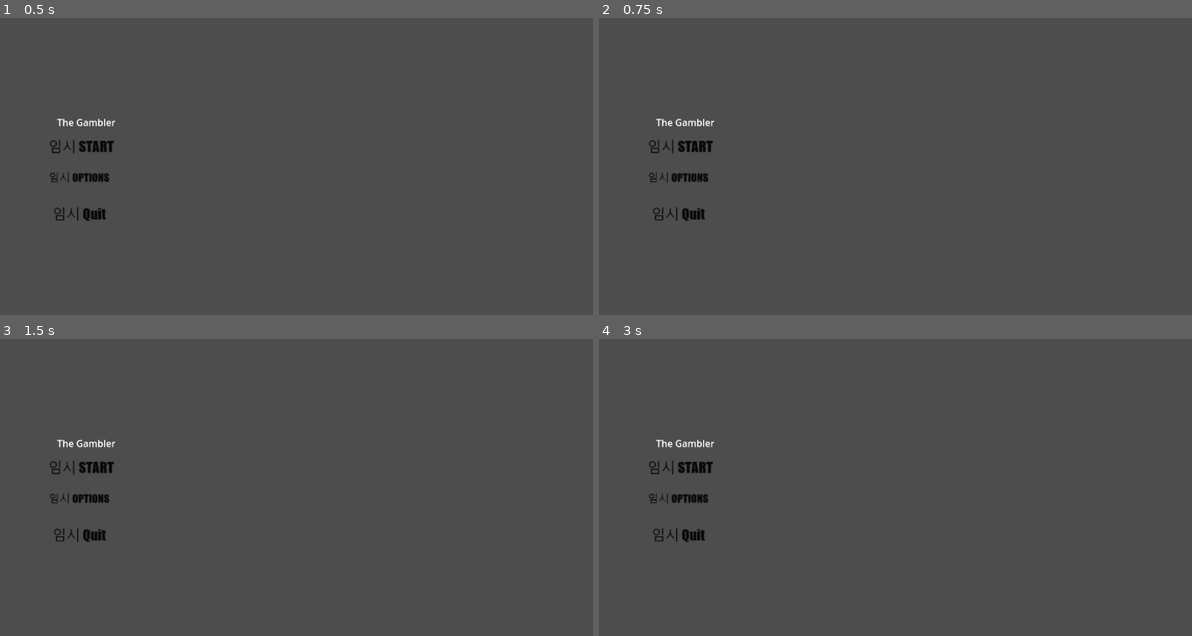
Above: before the commit, frames 1-4 (two rows, left to right).
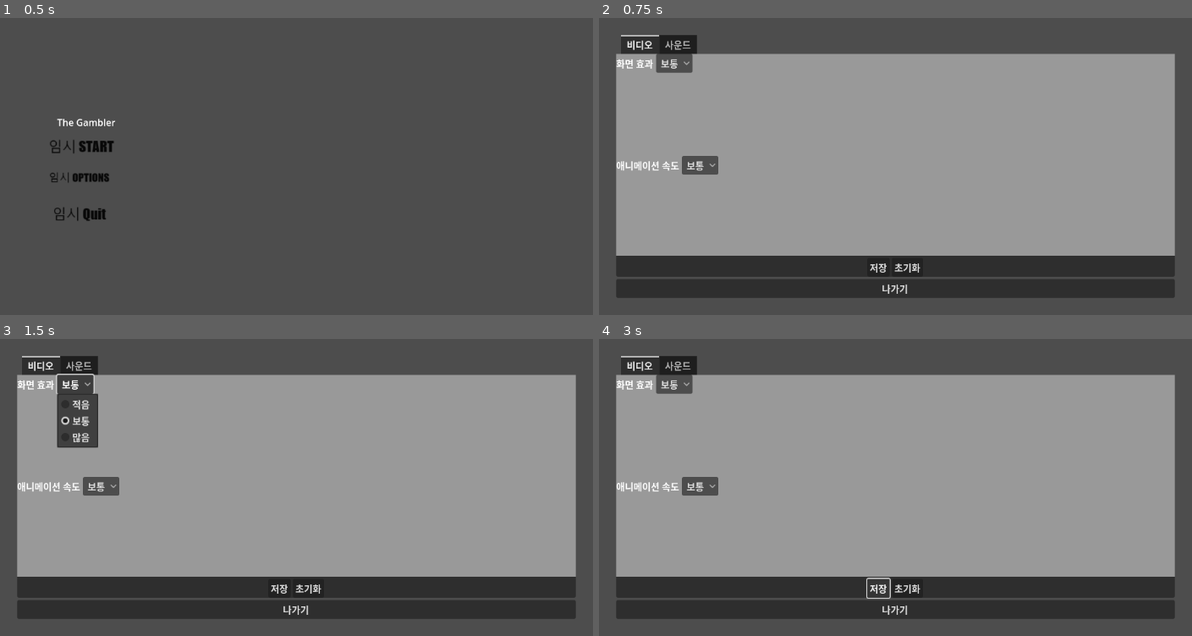
Above: after the commit, the same moments.

Repository: scy0416/The-Gambler
Game: Godot game, scene res://Title/Title.tscn
Two runs of this game, one before a commit and one after it. Both use one fixed random seed, a clock stepped at 60 frames per second and the inputs below.
Inputs (mouse positions are in pixels of both pictures, inside the frame that each line leads up to):
- Up to frame 1 (0.5 s): no input
- Up to frame 2 (0.75 s): click (687, 181) at 0.5 s
- Up to frame 3 (1.5 s): click (77, 383) at 1.25 s, where only the run after the commit has a clickable "보통"
- Up to frame 4 (3 s): click (699, 487) at 2 s, where only the run after the commit has a clickable "보통"; click (877, 588) at 2.75 s, where only the run after the commit has a clickable "저장"

Frame 1 is identical in both runs. In frame 2, 77% of the frame differs, in the area x 2-98%, y 5-95%; in frame 3, 76%; in frame 4, 77%.

Commit message:
옵션창 보기 좋게 변경 및 저장 기능 구현 및 타이틀 화면에 추가

Diff:
--- a/Option/Option.gd
+++ b/Option/Option.gd
@@ -1,11 +1,105 @@
-extends Node
+#========================================
+# 최초 작성자: 송찬영
+# 최초 작성일: 2023.11.08
+# 최종 변경일: 2023.11.08
+# 목적: 옵션창에 대한 처리를 담당하는 스크립트
+# 개정 이력: 송찬영, 2023.11.08, 데이터 동기화, 변경 적용, 저장 기능, 초기화 구현
+#========================================
+extends Control
+
+var gameConfigData = GameManager.gameConfigData
+@onready var videoEffect = $"MarginContainer/VBoxContainer/OptionContainer/비디오/VBoxContainer/Video/VBoxContainer/VideoEffect/VideoEffectOption"
+@onready var animationSpeed = $"MarginContainer/VBoxContainer/OptionContainer/비디오/VBoxContainer/Video/VBoxContainer/AnimationSpeed/AnimationSpeedOption"
+@onready var masterVolumeSlider = $"MarginContainer/VBoxContainer/OptionContainer/사운드/VBoxContainer/Sound/VBoxContainer/MasterVolume/HSlider"
+@onready var masterVolumeSpinBox = $"MarginContainer/VBoxContainer/OptionContainer/사운드/VBoxContainer/Sound/VBoxContainer/MasterVolume/SpinBox"
+@onready var backgroundVolumeSlider = $"MarginContainer/VBoxContainer/OptionContainer/사운드/VBoxContainer/Sound/VBoxContainer/BackgroundVolume/HSlider"
+@onready var backgroundVolumeSpinBox = $"MarginContainer/VBoxContainer/OptionContainer/사운드/VBoxContainer/Sound/VBoxContainer/BackgroundVolume/SpinBox"
+@onready var soundEffectSlider = $"MarginContainer/VBoxContainer/OptionContainer/사운드/VBoxContainer/Sound/VBoxContainer/SoundEffect/HSlider"
+@onready var soundEffectSpinBox = $"MarginContainer/VBoxContainer/OptionContainer/사운드/VBoxContainer/Sound/VBoxContainer/SoundEffect/SpinBox"
 
 
-# Called when the node enters the scene tree for the first time.
+#========================================
+# 목적: 게임이 시작됨과 동시에 로드되어있는 환경 설정 파일과 동기화 하는 메소드
+# 매개변수: 없음
+# 반환값: 없음
+#========================================
 func _ready():
-	pass # Replace with function body.
+	SyncData()
 
 
-# Called every frame. 'delta' is the elapsed time since the previous frame.
-func _process(delta):
-	pass
+#========================================
+# 목적: 옵션창을 비활성화 하는 메소드
+# 매개변수: 없음
+# 반환값: 없음
+#========================================
+func CloseOption():
+	visible = false
+
+
+#========================================
+# 목적: 환경 설정 정보와 화면을 동기화 시키는 메소드
+# 매개변수: 없음
+# 반환값: 없음
+#========================================
+func SyncData():
+	videoEffect.selected = gameConfigData.visualEffect
+
+	animationSpeed.selected = gameConfigData.animationSpeed
+
+	masterVolumeSlider.value = gameConfigData.masterVolume
+	masterVolumeSpinBox.value = gameConfigData.masterVolume
+
+	backgroundVolumeSlider.value = gameConfigData.backgroundVolume
+	backgroundVolumeSpinBox.value = gameConfigData.backgroundVolume
+
+	soundEffectSlider.value = gameConfigData.soundEffect
+	soundEffectSpinBox.value = gameConfigData.soundEffect
+
+
+#========================================
+# 목적: 슬라이더가 변경되면 스핀박스를 슬라이더와 동기화 시키는 메소드
+# 매개변수: 없음
+# 반환값: 없음
+#========================================
+func sliderValueChange(value):
+	masterVolumeSpinBox.value = masterVolumeSlider.value
+	backgroundVolumeSpinBox.value = backgroundVolumeSlider.value
+	soundEffectSpinBox.value = soundEffectSlider.value
+
+
+#========================================
+# 목적: 스핀박스가 변경되면 슬라이더를 동기화 시키는 메소드
+# 매개변수: value: 그냥 시그널 연결을 해야해서 넣은 매개변수
+# 반환값: 없음
+#========================================
+func spinBoxValueChange(value):
+	masterVolumeSlider.value = masterVolumeSpinBox.value
+	backgroundVolumeSlider.value = backgroundVolumeSpinBox.value
+	soundEffectSlider.value = soundEffectSpinBox.value
+
+
+#========================================
+# 목적: 설정한 환경설정값을 저장시키는 메소드
+# 매개변수: 없음
+# 반환값: 없음
+#========================================
+func SaveConfigData():
+	gameConfigData.visualEffect = videoEffect.selected
+	gameConfigData.animationSpeed = animationSpeed.selected
+	gameConfigData.masterVolume = masterVolumeSlider.value
+	gameConfigData.backgroundVolume = backgroundVolumeSlider.value
+	gameConfigData.soundEffect = soundEffectSlider.value
+
+	GameManager.saveConfigData()
+
+
+#========================================
+# 목적: 환경 설정 값을 기본값으로 초기화시키는 메소드
+# 매개변수: 없음
+# 반환값: 없음
+#========================================
+func resetConfigData():
+	GameManager.gameConfigData = GameConfigData.new()
+	gameConfigData = GameManager.gameConfigData
+	GameManager.saveConfigData()
+	SyncData()
--- a/Option/Option.tscn
+++ b/Option/Option.tscn
@@ -1,254 +1,214 @@
-[gd_scene load_steps=5 format=3 uid="uid://b1nxe0aeo6u4s"]
+[gd_scene load_steps=4 format=3 uid="uid://b1nxe0aeo6u4s"]
 
 [ext_resource type="Script" path="res://Option/Option.gd" id="1_ct0lr"]
 
-[sub_resource type="StyleBoxLine" id="StyleBoxLine_v04s3"]
-color = Color(0.243137, 0.239216, 0.439216, 1)
-thickness = 5
-
-[sub_resource type="StyleBoxLine" id="StyleBoxLine_ky3gy"]
-color = Color(0.243137, 0.239216, 0.439216, 1)
-thickness = 5
-
-[sub_resource type="StyleBoxLine" id="StyleBoxLine_fjw6m"]
-color = Color(0.243137, 0.239216, 0.439216, 1)
-thickness = 5
-
-[node name="Option" type="Node"]
+[sub_resource type="StyleBoxFlat" id="StyleBoxFlat_duwfg"]
+
+[sub_resource type="StyleBoxFlat" id="StyleBoxFlat_581vx"]
+
+[node name="Option" type="Control"]
+layout_mode = 3
+anchors_preset = 15
+anchor_right = 1.0
+anchor_bottom = 1.0
+grow_horizontal = 2
+grow_vertical = 2
 script = ExtResource("1_ct0lr")
 
-[node name="Video" type="Control" parent="."]
-layout_mode = 3
-anchors_preset = 15
-anchor_right = 1.0
-anchor_bottom = 1.0
-grow_horizontal = 2
-grow_vertical = 2
-
-[node name="VB" type="VBoxContainer" parent="Video"]
-layout_mode = 1
-anchors_preset = -1
-anchor_left = 0.2
-anchor_top = 0.15
-anchor_right = 0.8
-anchor_bottom = 0.85
-grow_horizontal = 2
-grow_vertical = 2
-
-[node name="HB" type="HBoxContainer" parent="Video/VB"]
-layout_mode = 2
-size_flags_horizontal = 0
-size_flags_vertical = 0
-size_flags_stretch_ratio = 0.0
-theme_override_constants/separation = 5
-
-[node name="Video" type="Button" parent="Video/VB/HB"]
-custom_minimum_size = Vector2(75, 45)
-layout_mode = 2
-size_flags_horizontal = 0
-size_flags_vertical = 8
-text = "Video"
-
-[node name="Audio" type="Button" parent="Video/VB/HB"]
-layout_mode = 2
-size_flags_horizontal = 0
-size_flags_vertical = 8
-text = "Audio"
-
-[node name="VideoOptions" type="ColorRect" parent="Video/VB"]
-custom_minimum_size = Vector2(50, 300)
-layout_mode = 2
-size_flags_vertical = 3
-color = Color(0.175781, 0.175781, 0.175781, 1)
-
-[node name="VB" type="VBoxContainer" parent="Video/VB/VideoOptions"]
-layout_mode = 1
-anchors_preset = -1
-anchor_left = 0.05
-anchor_top = 0.05
-anchor_right = 0.9
-anchor_bottom = 0.85
-offset_right = 40.0
-offset_bottom = 40.0
-theme_override_constants/separation = 30
-
-[node name="EmptyBox" type="HBoxContainer" parent="Video/VB/VideoOptions/VB"]
-layout_mode = 2
-
-[node name="HB" type="HBoxContainer" parent="Video/VB/VideoOptions/VB"]
-layout_mode = 2
-size_flags_vertical = 0
-theme_override_constants/separation = 50
-
-[node name="Label" type="Label" parent="Video/VB/VideoOptions/VB/HB"]
-layout_mode = 2
-text = "화면효과 조절"
-
-[node name="ScreenEffect" type="OptionButton" parent="Video/VB/VideoOptions/VB/HB"]
-custom_minimum_size = Vector2(400, 0)
-layout_mode = 2
-size_flags_horizontal = 10
-
-[node name="HB2" type="HBoxContainer" parent="Video/VB/VideoOptions/VB"]
-layout_mode = 2
-theme_override_constants/separation = 50
-
-[node name="Label" type="Label" parent="Video/VB/VideoOptions/VB/HB2"]
-layout_mode = 2
-text = "애니메이션 속도 조절"
-
-[node name="AnimationSpeed" type="OptionButton" parent="Video/VB/VideoOptions/VB/HB2"]
-custom_minimum_size = Vector2(400, 0)
-layout_mode = 2
-size_flags_horizontal = 10
-
-[node name="HB2" type="HBoxContainer" parent="Video/VB"]
-layout_mode = 2
-alignment = 1
-
-[node name="SaveOptions" type="Button" parent="Video/VB/HB2"]
-layout_mode = 2
-size_flags_horizontal = 4
-text = "Save"
-
-[node name="BackFromOptions" type="Button" parent="Video/VB/HB2"]
-layout_mode = 2
-size_flags_horizontal = 4
-text = "Back"
-
-[node name="Audio" type="Control" parent="."]
+[node name="MarginContainer" type="MarginContainer" parent="."]
+layout_mode = 1
+anchors_preset = 15
+anchor_right = 1.0
+anchor_bottom = 1.0
+grow_horizontal = 2
+grow_vertical = 2
+theme_override_constants/margin_left = 100
+theme_override_constants/margin_top = 100
+theme_override_constants/margin_right = 100
+theme_override_constants/margin_bottom = 100
+
+[node name="VBoxContainer" type="VBoxContainer" parent="MarginContainer"]
+layout_mode = 2
+
+[node name="OptionContainer" type="TabContainer" parent="MarginContainer/VBoxContainer"]
+layout_mode = 2
+size_flags_vertical = 3
+
+[node name="비디오" type="Control" parent="MarginContainer/VBoxContainer/OptionContainer"]
+layout_mode = 2
+
+[node name="VBoxContainer" type="VBoxContainer" parent="MarginContainer/VBoxContainer/OptionContainer/비디오"]
+layout_mode = 1
+anchors_preset = 15
+anchor_right = 1.0
+anchor_bottom = 1.0
+grow_horizontal = 2
+grow_vertical = 2
+
+[node name="Video" type="Panel" parent="MarginContainer/VBoxContainer/OptionContainer/비디오/VBoxContainer"]
+layout_mode = 2
+size_flags_vertical = 3
+theme_override_styles/panel = SubResource("StyleBoxFlat_duwfg")
+
+[node name="VBoxContainer" type="VBoxContainer" parent="MarginContainer/VBoxContainer/OptionContainer/비디오/VBoxContainer/Video"]
+layout_mode = 1
+anchors_preset = 15
+anchor_right = 1.0
+anchor_bottom = 1.0
+grow_horizontal = 2
+grow_vertical = 2
+
+[node name="VideoEffect" type="HFlowContainer" parent="MarginContainer/VBoxContainer/OptionContainer/비디오/VBoxContainer/Video/VBoxContainer"]
+layout_mode = 2
+size_flags_vertical = 3
+
+[node name="Label" type="Label" parent="MarginContainer/VBoxContainer/OptionContainer/비디오/VBoxContainer/Video/VBoxContainer/VideoEffect"]
+layout_mode = 2
+text = "화면 효과"
+
+[node name="VideoEffectOption" type="OptionButton" parent="MarginContainer/VBoxContainer/OptionContainer/비디오/VBoxContainer/Video/VBoxContainer/VideoEffect"]
+layout_mode = 2
+item_count = 3
+selected = 1
+popup/item_0/text = "적음"
+popup/item_0/id = 0
+popup/item_1/text = "보통"
+popup/item_1/id = 1
+popup/item_2/text = "많음"
+popup/item_2/id = 2
+
+[node name="AnimationSpeed" type="HFlowContainer" parent="MarginContainer/VBoxContainer/OptionContainer/비디오/VBoxContainer/Video/VBoxContainer"]
+layout_mode = 2
+size_flags_vertical = 3
+
+[node name="Label" type="Label" parent="MarginContainer/VBoxContainer/OptionContainer/비디오/VBoxContainer/Video/VBoxContainer/AnimationSpeed"]
+layout_mode = 2
+text = "애니메이션 속도"
+
+[node name="AnimationSpeedOption" type="OptionButton" parent="MarginContainer/VBoxContainer/OptionContainer/비디오/VBoxContainer/Video/VBoxContainer/AnimationSpeed"]
+layout_mode = 2
+item_count = 3
+selected = 1
+popup/item_0/text = "느림"
+popup/item_0/id = 0
+popup/item_1/text = "보통"
+popup/item_1/id = 1
+popup/item_2/text = "빠름"
+popup/item_2/id = 2
+
+[node name="ButtonContainer" type="CenterContainer" parent="MarginContainer/VBoxContainer/OptionContainer/비디오/VBoxContainer"]
+layout_mode = 2
+
+[node name="ButtonFlow" type="VFlowContainer" parent="MarginContainer/VBoxContainer/OptionContainer/비디오/VBoxContainer/ButtonContainer"]
+layout_mode = 2
+
+[node name="SaveButton" type="Button" parent="MarginContainer/VBoxContainer/OptionContainer/비디오/VBoxContainer/ButtonContainer/ButtonFlow"]
+layout_mode = 2
+text = "저장"
+
+[node name="ResetButton" type="Button" parent="MarginContainer/VBoxContainer/OptionContainer/비디오/VBoxContainer/ButtonContainer/ButtonFlow"]
+layout_mode = 2
+text = "초기화"
+
+[node name="사운드" type="Panel" parent="MarginContainer/VBoxContainer/OptionContainer"]
 visible = false
-layout_mode = 3
-anchors_preset = 15
-anchor_right = 1.0
-anchor_bottom = 1.0
-grow_horizontal = 2
-grow_vertical = 2
-
-[node name="VB" type="VBoxContainer" parent="Audio"]
-layout_mode = 1
-anchors_preset = -1
-anchor_left = 0.2
-anchor_top = 0.15
-anchor_right = 0.8
-anchor_bottom = 0.85
-grow_horizontal = 2
-grow_vertical = 2
-
-[node name="HB" type="HBoxContainer" parent="Audio/VB"]
-layout_mode = 2
-size_flags_horizontal = 0
-size_flags_vertical = 0
-size_flags_stretch_ratio = 0.0
-theme_override_constants/separation = 5
-
-[node name="Video" type="Button" parent="Audio/VB/HB"]
-layout_mode = 2
-size_flags_horizontal = 0
-size_flags_vertical = 8
-text = "Video"
-
-[node name="Audio" type="Button" parent="Audio/VB/HB"]
-custom_minimum_size = Vector2(75, 45)
-layout_mode = 2
-size_flags_horizontal = 0
-size_flags_vertical = 8
-text = "Audio"
-
-[node name="VideoOptions" type="ColorRect" parent="Audio/VB"]
-custom_minimum_size = Vector2(50, 300)
-layout_mode = 2
-size_flags_vertical = 3
-color = Color(0.175781, 0.175781, 0.175781, 1)
-
-[node name="VB" type="VBoxContainer" parent="Audio/VB/VideoOptions"]
-layout_mode = 1
-anchors_preset = -1
-anchor_left = 0.05
-anchor_top = 0.05
-anchor_right = 0.9
-anchor_bottom = 0.85
-offset_right = 40.0
-offset_bottom = 40.0
-theme_override_constants/separation = 15
-
-[node name="EmptyBox" type="HBoxContainer" parent="Audio/VB/VideoOptions/VB"]
-layout_mode = 2
-
-[node name="HBMaster" type="HBoxContainer" parent="Audio/VB/VideoOptions/VB"]
-layout_mode = 2
-size_flags_vertical = 0
-theme_override_constants/separation = 50
-
-[node name="Label" type="Label" parent="Audio/VB/VideoOptions/VB/HBMaster"]
-layout_mode = 2
-theme_override_font_sizes/font_size = 20
-text = "마스터 볼륨 조절"
-
-[node name="HBMaster2" type="HBoxContainer" parent="Audio/VB/VideoOptions/VB"]
-layout_mode = 2
-size_flags_vertical = 2
-
-[node name="MasterSlider" type="HSlider" parent="Audio/VB/VideoOptions/VB/HBMaster2"]
-layout_mode = 2
-size_flags_horizontal = 3
-theme_override_styles/slider = SubResource("StyleBoxLine_v04s3")
-
-[node name="EmptyBox2" type="HBoxContainer" parent="Audio/VB/VideoOptions/VB"]
-layout_mode = 2
-
-[node name="HBBackground" type="HBoxContainer" parent="Audio/VB/VideoOptions/VB"]
-layout_mode = 2
-size_flags_vertical = 0
-theme_override_constants/separation = 50
-
-[node name="Label" type="Label" parent="Audio/VB/VideoOptions/VB/HBBackground"]
-layout_mode = 2
-text = "배경음 볼륨 조절"
-
-[node name="HBBackGround" type="HBoxContainer" parent="Audio/VB/VideoOptions/VB"]
-layout_mode = 2
-size_flags_vertical = 2
-
-[node name="BackSlider" type="HSlider" parent="Audio/VB/VideoOptions/VB/HBBackGround"]
-layout_mode = 2
-size_flags_horizontal = 3
-theme_override_styles/slider = SubResource("StyleBoxLine_ky3gy")
-
-[node name="EmptyBox3" type="HBoxContainer" parent="Audio/VB/VideoOptions/VB"]
-layout_mode = 2
-
-[node name="HBEffect" type="HBoxContainer" parent="Audio/VB/VideoOptions/VB"]
-layout_mode = 2
-size_flags_vertical = 0
-theme_override_constants/separation = 50
-
-[node name="Label" type="Label" parent="Audio/VB/VideoOptions/VB/HBEffect"]
-layout_mode = 2
-text = "효과음 볼류 조절"
-
-[node name="HBEffect2" type="HBoxContainer" parent="Audio/VB/VideoOptions/VB"]
-layout_mode = 2
-size_flags_vertical = 2
-
-[node name="EffectSlider" type="HSlider" parent="Audio/VB/VideoOptions/VB/HBEffect2"]
-layout_mode = 2
-size_flags_horizontal = 3
-theme_override_styles/slider = SubResource("StyleBoxLine_fjw6m")
-
-[node name="EmptyBox4" type="HBoxContainer" parent="Audio/VB/VideoOptions/VB"]
-layout_mode = 2
-
-[node name="HB2" type="HBoxContainer" parent="Audio/VB"]
-layout_mode = 2
-alignment = 1
-
-[node name="SaveOptions" type="Button" parent="Audio/VB/HB2"]
-layout_mode = 2
-size_flags_horizontal = 4
-text = "Save"
-
-[node name="BackFromOptions" type="Button" parent="Audio/VB/HB2"]
-layout_mode = 2
-size_flags_horizontal = 4
-text = "Back"
+layout_mode = 2
+theme_override_styles/panel = SubResource("StyleBoxFlat_581vx")
+
+[node name="VBoxContainer" type="VBoxContainer" parent="MarginContainer/VBoxContainer/OptionContainer/사운드"]
+layout_mode = 1
+anchors_preset = 15
+anchor_right = 1.0
+anchor_bottom = 1.0
+grow_horizontal = 2
+grow_vertical = 2
+
+[node name="Sound" type="Control" parent="MarginContainer/VBoxContainer/OptionContainer/사운드/VBoxContainer"]
+layout_mode = 2
+size_flags_vertical = 3
+
+[node name="VBoxContainer" type="VBoxContainer" parent="MarginContainer/VBoxContainer/OptionContainer/사운드/VBoxContainer/Sound"]
+layout_mode = 1
+anchors_preset = 15
+anchor_right = 1.0
+anchor_bottom = 1.0
+grow_horizontal = 2
+grow_vertical = 2
+
+[node name="MasterVolume" type="HFlowContainer" parent="MarginContainer/VBoxContainer/OptionContainer/사운드/VBoxContainer/Sound/VBoxContainer"]
+layout_mode = 2
+size_flags_vertical = 3
+
+[node name="Label" type="Label" parent="MarginContainer/VBoxContainer/OptionContainer/사운드/VBoxContainer/Sound/VBoxContainer/MasterVolume"]
+custom_minimum_size = Vector2(100, 0)
+layout_mode = 2
+text = "마스터 볼륨"
+
+[node name="HSlider" type="HSlider" parent="MarginContainer/VBoxContainer/OptionContainer/사운드/VBoxContainer/Sound/VBoxContainer/MasterVolume"]
+custom_minimum_size = Vector2(500, 0)
+layout_mode = 2
+
+[node name="SpinBox" type="SpinBox" parent="MarginContainer/VBoxContainer/OptionContainer/사운드/VBoxContainer/Sound/VBoxContainer/MasterVolume"]
+layout_mode = 2
+
+[node name="BackgroundVolume" type="HFlowContainer" parent="MarginContainer/VBoxContainer/OptionContainer/사운드/VBoxContainer/Sound/VBoxContainer"]
+layout_mode = 2
+size_flags_vertical = 3
+
+[node name="Label" type="Label" parent="MarginContainer/VBoxContainer/OptionContainer/사운드/VBoxContainer/Sound/VBoxContainer/BackgroundVolume"]
+custom_minimum_size = Vector2(100, 0)
+layout_mode = 2
+text = "배경음"
+
+[node name="HSlider" type="HSlider" parent="MarginContainer/VBoxContainer/OptionContainer/사운드/VBoxContainer/Sound/VBoxContainer/BackgroundVolume"]
+custom_minimum_size = Vector2(500, 0)
+layout_mode = 2
+
+[node name="SpinBox" type="SpinBox" parent="MarginContainer/VBoxContainer/OptionContainer/사운드/VBoxContainer/Sound/VBoxContainer/BackgroundVolume"]
+layout_mode = 2
+
+[node name="SoundEffect" type="HFlowContainer" parent="MarginContainer/VBoxContainer/OptionContainer/사운드/VBoxContainer/Sound/VBoxContainer"]
+layout_mode = 2
+size_flags_vertical = 3
+
+[node name="Label" type="Label" parent="MarginContainer/VBoxContainer/OptionContainer/사운드/VBoxContainer/Sound/VBoxContainer/SoundEffect"]
+custom_minimum_size = Vector2(100, 0)
+layout_mode = 2
+text = "효과음"
+
+[node name="HSlider" type="HSlider" parent="MarginContainer/VBoxContainer/OptionContainer/사운드/VBoxContainer/Sound/VBoxContainer/SoundEffect"]
+custom_minimum_size = Vector2(500, 0)
+layout_mode = 2
+
+[node name="SpinBox" type="SpinBox" parent="MarginContainer/VBoxContainer/OptionContainer/사운드/VBoxContainer/Sound/VBoxContainer/SoundEffect"]
+layout_mode = 2
+
+[node name="ButtonContainer" type="CenterContainer" parent="MarginContainer/VBoxContainer/OptionContainer/사운드/VBoxContainer"]
+layout_mode = 2
+
+[node name="ButtonFlow" type="VFlowContainer" parent="MarginContainer/VBoxContainer/OptionContainer/사운드/VBoxContainer/ButtonContainer"]
+layout_mode = 2
+
+[node name="SaveButton" type="Button" parent="MarginContainer/VBoxContainer/OptionContainer/사운드/VBoxContainer/ButtonContainer/ButtonFlow"]
+layout_mode = 2
+text = "저장"
+
+[node name="ResetButton" type="Button" parent="MarginContainer/VBoxContainer/OptionContainer/사운드/VBoxContainer/ButtonContainer/ButtonFlow"]
+layout_mode = 2
+text = "초기화"
+
+[node name="QuitButton" type="Button" parent="MarginContainer/VBoxContainer"]
+layout_mode = 2
+text = "나가기"
+
+[connection signal="pressed" from="MarginContainer/VBoxContainer/OptionContainer/비디오/VBoxContainer/ButtonContainer/ButtonFlow/SaveButton" to="." method="SaveConfigData"]
+[connection signal="pressed" from="MarginContainer/VBoxContainer/OptionContainer/비디오/VBoxContainer/ButtonContainer/ButtonFlow/ResetButton" to="." method="resetConfigData"]
+[connection signal="value_changed" from="MarginContainer/VBoxContainer/OptionContainer/사운드/VBoxContainer/Sound/VBoxContainer/MasterVolume/HSlider" to="." method="sliderValueChange"]
+[connection signal="value_changed" from="MarginContainer/VBoxContainer/OptionContainer/사운드/VBoxContainer/Sound/VBoxContainer/MasterVolume/SpinBox" to="." method="spinBoxValueChange"]
+[connection signal="value_changed" from="MarginContainer/VBoxContainer/OptionContainer/사운드/VBoxContainer/Sound/VBoxContainer/BackgroundVolume/HSlider" to="." method="sliderValueChange"]
+[connection signal="value_changed" from="MarginContainer/VBoxContainer/OptionContainer/사운드/VBoxContainer/Sound/VBoxContainer/BackgroundVolume/SpinBox" to="." method="spinBoxValueChange"]
+[connection signal="value_changed" from="MarginContainer/VBoxContainer/OptionContainer/사운드/VBoxContainer/Sound/VBoxContainer/SoundEffect/HSlider" to="." method="sliderValueChange"]
+[connection signal="value_changed" from="MarginContainer/VBoxContainer/OptionContainer/사운드/VBoxContainer/Sound/VBoxContainer/SoundEffect/SpinBox" to="." method="spinBoxValueChange"]
+[connection signal="pressed" from="MarginContainer/VBoxContainer/OptionContainer/사운드/VBoxContainer/ButtonContainer/ButtonFlow/SaveButton" to="." method="SaveConfigData"]
+[connection signal="pressed" from="MarginContainer/VBoxContainer/OptionContainer/사운드/VBoxContainer/ButtonContainer/ButtonFlow/ResetButton" to="." method="resetConfigData"]
+[connection signal="pressed" from="MarginContainer/VBoxContainer/QuitButton" to="." method="CloseOption"]
--- a/Scripts/GameConfigData.gd
+++ b/Scripts/GameConfigData.gd
@@ -1,15 +1,23 @@
+#========================================
+# 최초 작성자: 송찬영
+# 최초 작성일: 2023.10.10
+# 최종 변경일: 2023.11.08
+# 목적: 게임의 환경을 설정하는 리소스
+# 개정 이력: 송찬영, 2023.10.11, 환경 설정에 필요한 정보들 설정
+# 송찬영, 2023.11.08, 기본값 적용
+#========================================
 extends Resource
 class_name GameConfigData
 
 enum Speed{SLOW, NORMAL, FAST}
 enum Effect{LESS, NORMAL, MANY}
 
-@export var masterVolume:int
+@export var masterVolume:int = 50
 
-@export var backgroundVolume:int
+@export var backgroundVolume:int = 50
 
-@export var animationSpeed:Speed
+@export var animationSpeed:Speed = Speed.NORMAL
 
-@export var visualEffect:Effect
+@export var visualEffect:Effect = Effect.NORMAL
 
-@export var soundEffect:int
+@export var soundEffect:int = 50
--- a/Scripts/GameManager.gd
+++ b/Scripts/GameManager.gd
@@ -1,10 +1,12 @@
 #========================================
 # 최초 작성자: 송찬영
 # 최초 작성일: 2023.10.10
-# 최종 변경일: 2023.10.11
+# 최종 변경일: 2023.11.08
 # 목적: 게임의 데이터를 저장, 관리하는 게임 매니저
 # 개정 이력: 송찬영, 2023.10.11, 환경 설정 데이터까지 로드할 수 있게 변경
 # 데이터 삭제 기능 추가, 데이터 생성 기능 추가
+# 송찬영, 2023.11.08, 환경 설정 리소스 생성시 값을 초기화 하는 부분을 삭제
+# 환경 설정 파일 저장하는 메소드 추가
 #========================================
 extends Node
 
@@ -91,12 +93,7 @@
 		gameConfigData = ResourceLoader.load(SAVE_PATH + "GameConfigData.tres")
 	else:
 		gameConfigData = GameConfigData.new()
-		gameConfigData.masterVolume = 50
-		gameConfigData.backgroundVolume = 50
-		gameConfigData.animationSpeed = GameConfigData.Speed.NORMAL
-		gameConfigData.visualEffect = GameConfigData.Effect.NORMAL
-		gameConfigData.soundEffect = 50
-		ResourceSaver.save(gameConfigData, SAVE_PATH + "GameConfigData.tres")
+		saveConfigData()
 
 
 #========================================
@@ -121,3 +118,12 @@
 	var dirCheck = DirAccess.open(SAVE_PATH)
 	if dirCheck.file_exists("save" + str(targetSaveNum) + ".tres"):
 		dirCheck.remove("save" + str(targetSaveNum) + ".tres")
+
+
+#========================================
+# 목적: 환경 설정 파일을 저장하는 메소드
+# 매개변수: 없음
+# 반환값: 없음
+#========================================
+func saveConfigData():
+	ResourceSaver.save(gameConfigData, SAVE_PATH + "GameConfigData.tres")
--- a/Title/Title.gd
+++ b/Title/Title.gd
@@ -23,9 +23,8 @@
 # 매개변수: 없음
 # 반환값: 없음
 #========================================
-func ToOption():
-	pass
-	#get_tree().change_scene_to_file("res://GameManagerTestingFolder/SaveSelect.tscn")
+func OpenOption():
+	$UI/Option.visible = true
 
 
 #========================================
--- a/Title/Title.tscn
+++ b/Title/Title.tscn
@@ -1,9 +1,10 @@
-[gd_scene load_steps=5 format=3 uid="uid://deekbmm5pslor"]
+[gd_scene load_steps=6 format=3 uid="uid://deekbmm5pslor"]
 
 [ext_resource type="Script" path="res://Title/Title.gd" id="1_36dyn"]
 [ext_resource type="Texture2D" uid="uid://tr4yytwvhax" path="res://SampleUI/SampleStart.png" id="2_p2umw"]
 [ext_resource type="Texture2D" uid="uid://ck6y82jy86nuh" path="res://SampleUI/SampleOptions.png" id="3_a7mc8"]
 [ext_resource type="Texture2D" uid="uid://qjv72vs4ehk3" path="res://SampleUI/SampleQuit.png" id="4_vyvrn"]
+[ext_resource type="PackedScene" uid="uid://b1nxe0aeo6u4s" path="res://Option/Option.tscn" id="5_i0op8"]
 
 [node name="Title" type="Node"]
 script = ExtResource("1_36dyn")
@@ -83,8 +84,12 @@
 size_flags_horizontal = 3
 text = "No"
 
+[node name="Option" parent="UI" instance=ExtResource("5_i0op8")]
+visible = false
+layout_mode = 1
+
 [connection signal="pressed" from="UI/VBoxContainer/Start" to="." method="StartGame"]
-[connection signal="pressed" from="UI/VBoxContainer/Option" to="." method="ToOption"]
+[connection signal="pressed" from="UI/VBoxContainer/Option" to="." method="OpenOption"]
 [connection signal="pressed" from="UI/VBoxContainer/Quit" to="." method="QuitButton"]
 [connection signal="pressed" from="UI/QuitCheck/CenterContainer/VBoxContainer/HBoxContainer/QuitYes" to="." method="QuitGame"]
 [connection signal="pressed" from="UI/QuitCheck/CenterContainer/VBoxContainer/HBoxContainer/QuitNo" to="." method="QuitCancel"]
